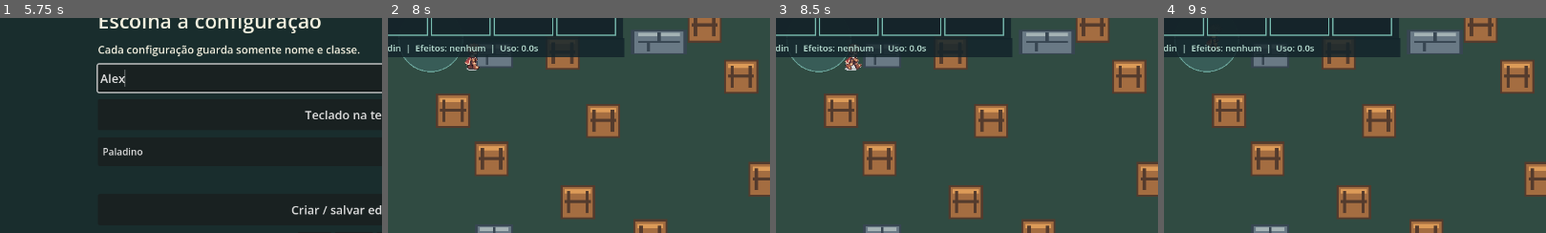
Above: before the commit, frames 1-4 (left to right).
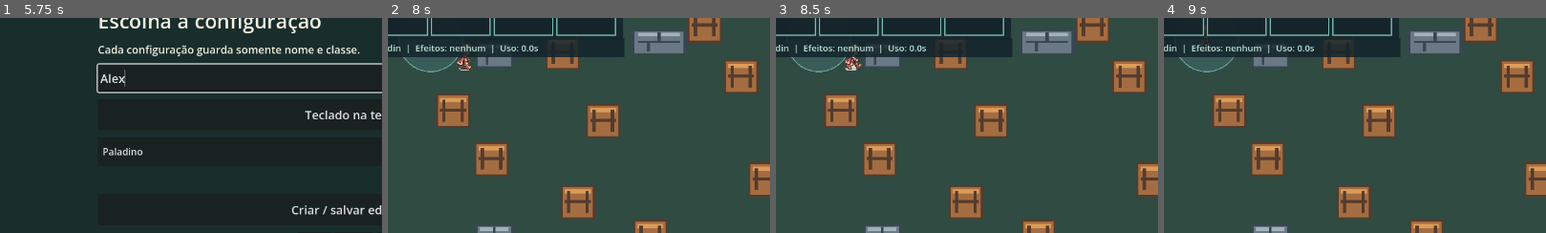
Above: after the commit, the same moments.

Repository: LRFSousa/RagArena
Game: Godot game, scene res://scenes/main.tscn
Same seed, same stepped clock (60 frames per second), same inputs: the game is played once before the commit and once after it.
Inputs (mouse positions are % of the whole screen's width and height, from its top left):
- Up to frame 1 (5.75 s): click (50, 27) at 0.52 s; type "Alex" at 0.6 s; click "Teclado na tela" at 1.25 s; click "Criar personagem local" at 2 s; click "Arena" at 2.75 s; click (50, 27) at 3.52 s; type "Alex" at 3.6 s; click "Criar / salvar edição" at 4.25 s; click (50, 27) at 5.02 s; type "Alex" at 5.1 s
- Up to frame 2 (8 s): click "Jogar" at 5.75 s; tap Enter at 6.5 s; move the mouse to (72, 45) at 6.52 s; hold D (move_right) 6.53-7.25 s; hold Space (attack) 6.53-7.25 s; click (72, 45) at 6.67 s; tap R (restart) at 7.25 s; drag from (30, 55) to (45, 70) at 7.27 s
- Up to frame 3 (8.5 s): move the mouse to (60, 28) at 8.02 s; hold D (move_right) from 8.03 s (still down); tap 1 at 8.1 s
- Up to frame 4 (9 s): release D (move_right) at 8.75 s; tap R (restart) at 8.75 s; drag from (45, 70) to (20, 35) at 8.77 s
The pictures show only the part of the screen within x 4-54%, y 13-63%; the shares and areas given below are measured in that part.

Frame 1 is identical in both runs. In frame 2, 0.3% of the frame differs, in the area x 18-24%, y 12-25%; in frame 3, less than 0.1%; in frame 4, less than 0.1%.

Commit message:
Align swordsman walking frames

Diff:
--- a/scripts/player.gd
+++ b/scripts/player.gd
@@ -5,6 +5,12 @@
 	"left": preload("res://assets/characters/swordsman/ragnarena_espachim_walk_left.png"),
 	"up": preload("res://assets/characters/swordsman/ragnarena_espachim_walk_up.png"),
 	"down": preload("res://assets/characters/swordsman/ragnarena_espachim_walk_down.png"),
+}
+const SWORDSMAN_FRAME_OFFSET := {
+	"right": [-59, -41, -20, 2, 29, 47],
+	"left": [-50, -36, -16, 9, 29, 46],
+	"up": [-56, -46, -25, -2, 21, 44],
+	"down": [-57, -47, -24, -9, 20, 42],
 }
 
 @export var speed := 260.0
@@ -31,11 +37,13 @@
 		visual_sprite.hframes = 6
 		visual_sprite.vframes = 1
 		visual_sprite.scale = Vector2(0.25, 0.25)
+		visual_sprite.offset = Vector2(SWORDSMAN_FRAME_OFFSET[visual_direction][0], 0)
 	else:
 		visual_sprite.texture = load("res://assets/pixel/%s.png" % visual_class)
 		visual_sprite.hframes = 4
 		visual_sprite.vframes = 5
 		visual_sprite.scale = Vector2.ONE
+		visual_sprite.offset = Vector2.ZERO
 	visual_sprite.frame = 0
 
 func facing_direction() -> String:
@@ -72,6 +80,7 @@
 			visual_direction = next_direction
 			visual_sprite.texture = SWORDSMAN_WALK[visual_direction]
 		visual_sprite.frame = 0 if visual_dead or damage_flash > 0.0 or move_input.length_squared() <= 0.01 else 2 if attack_visual > 0.0 else int(visual_time * 8.0) % 6
+		visual_sprite.offset.x = SWORDSMAN_FRAME_OFFSET[visual_direction][visual_sprite.frame]
 		visual_sprite.modulate = Color(0.55, 0.55, 0.55, 0.7) if visual_dead else Color("ffaaa4") if damage_flash > 0.0 else Color("fff0c0") if attack_visual > 0.0 else Color.WHITE
 		visual_sprite.flip_h = false
 	else:
--- a/tests/release07_swordsman.gd
+++ b/tests/release07_swordsman.gd
@@ -15,12 +15,16 @@
 		push_error("FAIL: " + label)
 
 func run_tests() -> void:
+	var player = PlayerScene.instantiate()
 	for direction in DIRECTIONS:
 		var path := "res://assets/characters/swordsman/ragnarena_espachim_walk_%s.png" % direction
 		var texture: Texture2D = load(path)
 		check(texture != null and texture.get_size() == Vector2(1536, 256), "%s: seis quadros de 256 px" % direction)
 		check(texture.get_image().get_pixel(0, 0).a == 0.0, "%s: transparência preservada" % direction)
-	var player = PlayerScene.instantiate()
+		for frame in range(6):
+			var rect := texture.get_image().get_region(Rect2i(frame * 256, 0, 256, 256)).get_used_rect()
+			var center_x: float = rect.position.x + rect.size.x / 2.0 + player.SWORDSMAN_FRAME_OFFSET[direction][frame]
+			check(absf(center_x - 128.0) < 5.0, "%s quadro %d: personagem centralizado" % [direction, frame])
 	root.add_child(player)
 	await process_frame
 	check(player.visual_class == "paladin" and player.visual_sprite.hframes == 6 and player.visual_sprite.vframes == 1 and player.visual_sprite.scale == Vector2(0.25, 0.25), "Espadachim substitui visual provisório do Paladino")
Not shown, changed: docs/CHANGELOG.md
Not shown, changed: docs/RELATORIOS/RELATORIO_07.md
Not shown, changed: docs/WEB_TESTE.md
